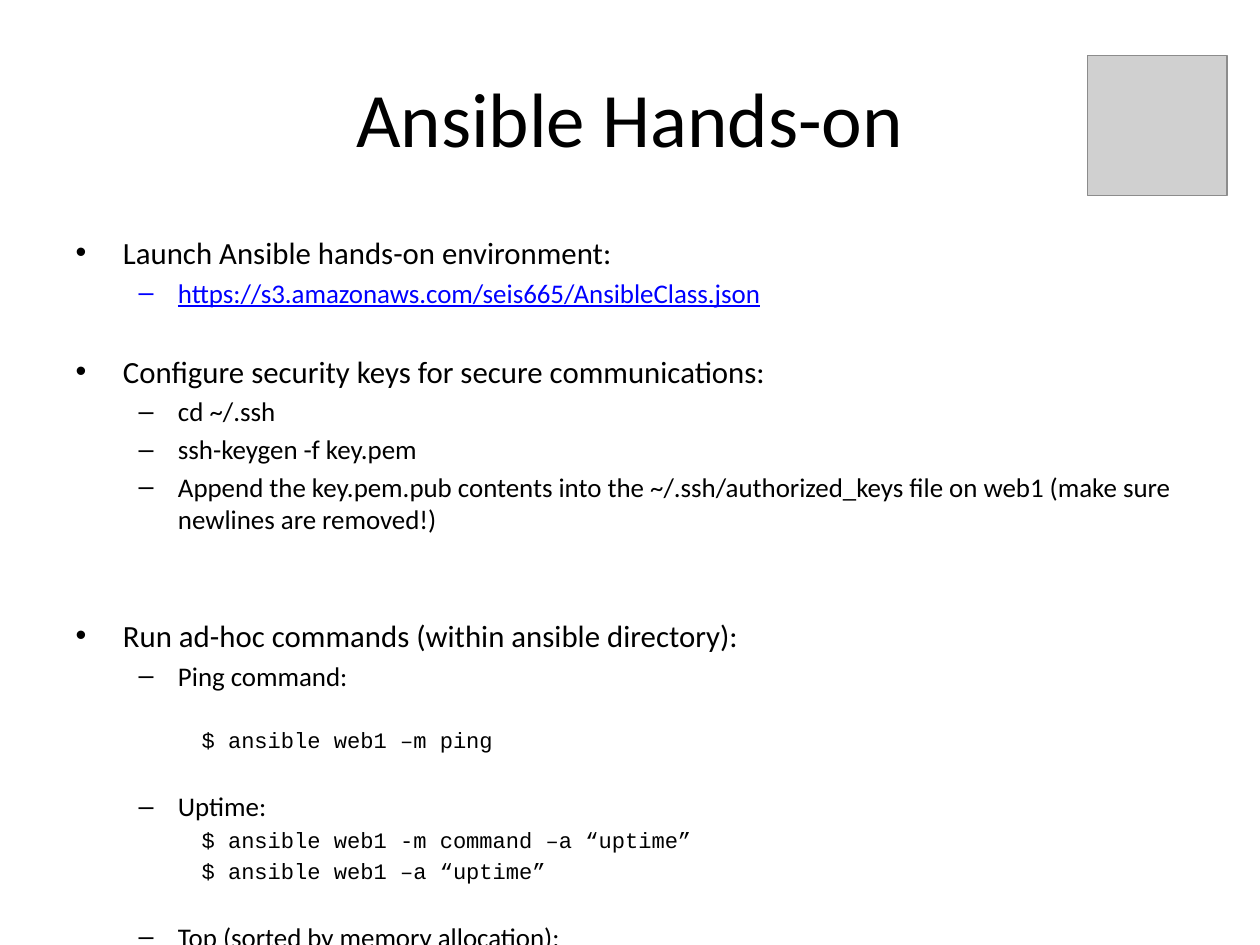
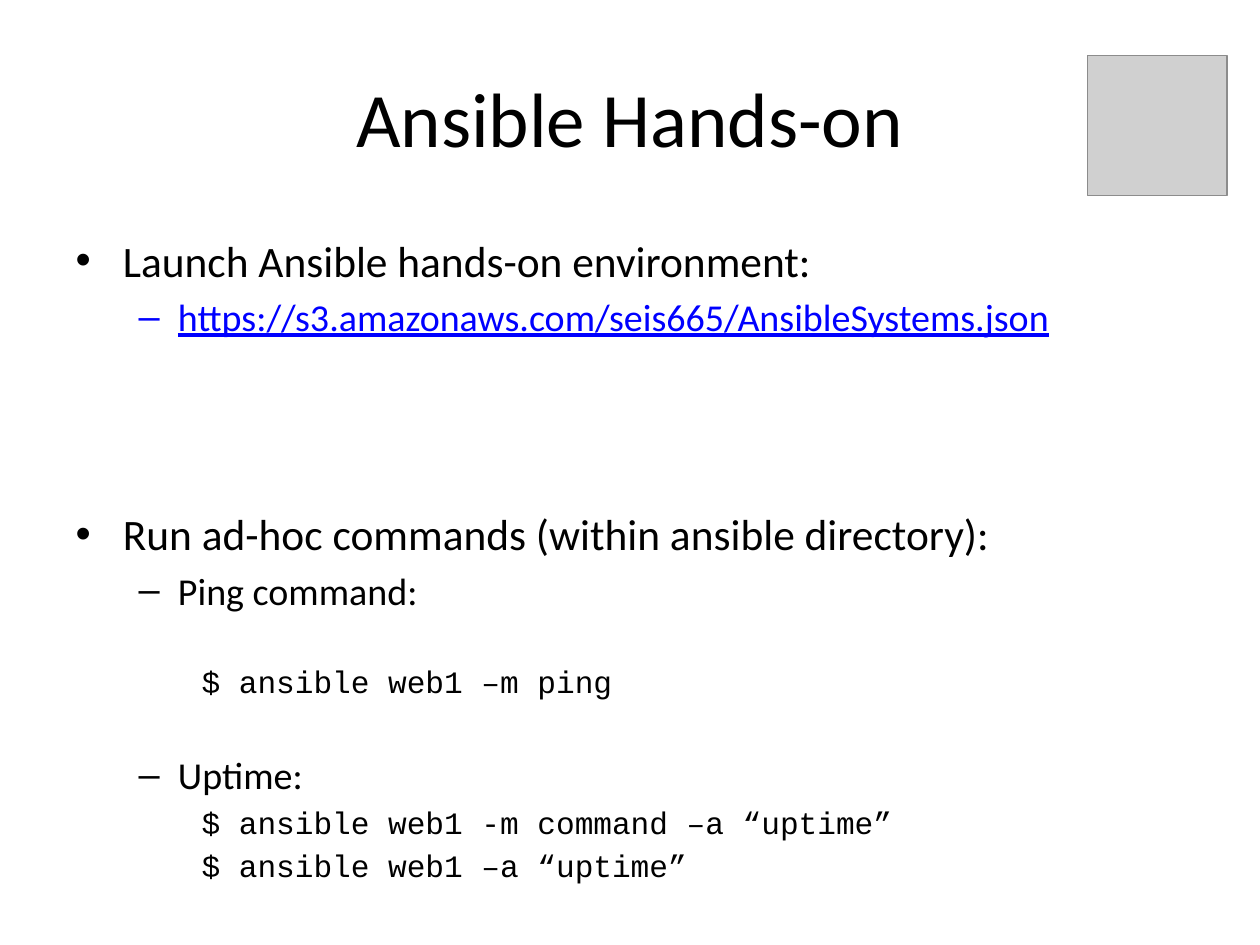
Before and after one commit to jasondbaker/infrastructure-class, a slide deck: slide 33 of lectures/infrastructure-week-10.pptx. Drawn at 1260x945 pixels with LibreOffice and Linux fonts; fonts in the diff are those of the drawing; grey boxes stand for pictures. Boxes give left, top, right and bottom in pixels: in the first picture for what was removed or moved away, otherwise in the second. Text is boxed around its words. In the diff, an @@ line names an element or a change of style, - is before the commit and + after.

Commit message:
update assignment 9 and ansible cf template

```diff
--- a/lectures/infrastructure-week-10.pptx
+++ b/lectures/infrastructure-week-10.pptx
@@ text at (123,247,989,884): size 17.6 to 24.8 pt in "Launch Ansible hands-on environment:", "Run ad-hoc commands (within ansible directory):"; size 15.4 to 21.7 pt in "Ping command:", "Uptime:", "Top (sorted by memory allocation):"; size 12.7 to 17.8 pt in "$ ansible web1 –m ping", "$ ansible web1 -m command –a “uptime”", "$ ansible web1 –a “uptime”", "$ ansible web1 –a “top -abn 1”"; more space between paragraphs @@
@@ text at (178,304,1049,338): text changed; size 15.4 to 21.7 pt; text colour #000000 to #0000FF @@
-  – https://s3.amazonaws.com/seis665/AnsibleClass.json
-• Configure security keys for secure communications:
-  – cd ~/.ssh
-  – ssh-keygen -f key.pem
-  – Append the key.pem.pub contents into the ~/.ssh/authorized_keys file on web1 (make sure newlines are removed!)
+  – https://s3.amazonaws.com/seis665/AnsibleSystems.json
```
Also in this commit, not shown: 3 other slides changed, 1 slide added, 1 slide removed, 3 other files.
